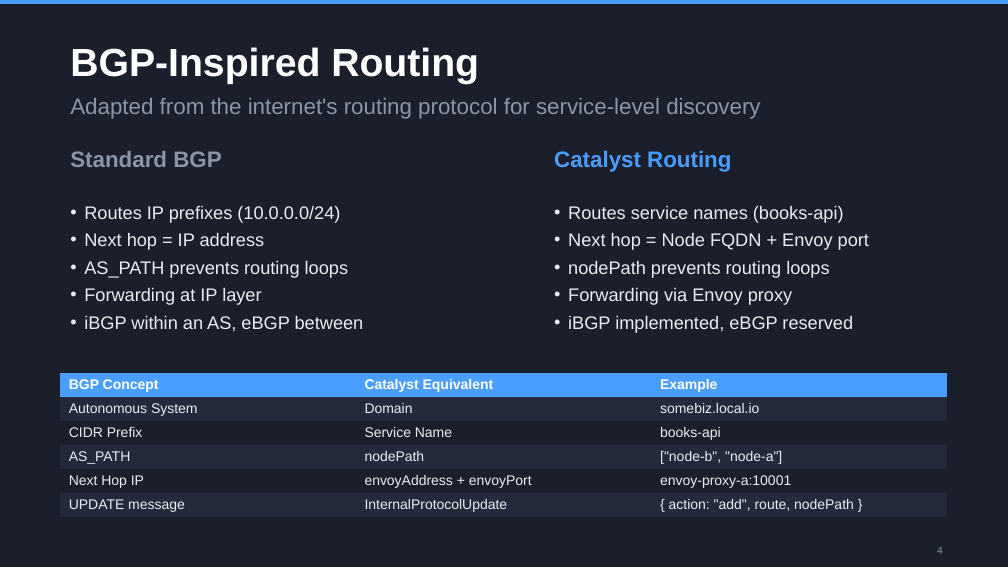
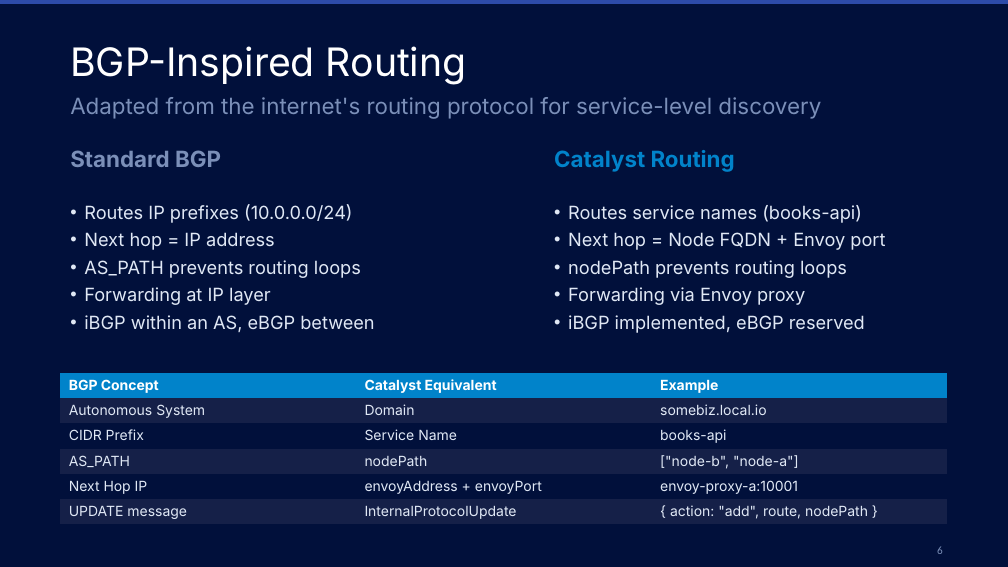
Before and after one commit to orbisoperations/catalyst-router, a slide deck: slide 6 of docker-compose/catalyst-router-deck.pptx (slide 4 before the commit). Drawn at 1008x567 pixels with LibreOffice and Linux fonts; fonts in the diff are those of the drawing. Boxes give left, top, right and bottom in pixels: in the first picture for what was removed or moved away, otherwise in the second. Text is boxed around its words. In the diff, an @@ line names an element or a change of style, - is before the commit and + after.

```diff
--- a/docker-compose/catalyst-router-deck.pptx
+++ b/docker-compose/catalyst-router-deck.pptx
@@ background #1B1F2B to #01103B @@
@@ rectangle at (0,0,1008,4): fill #4A9EFF to #2D4BA9 @@
@@ text "BGP-Inspired Routing" at (70,46,467,84): font Arial to Inter, bold off @@
@@ text "Adapted from the internet's routing ..." at (70,97,821,119): font Arial to Inter, text colour #8B95A5 to #7B8FB8 @@
@@ text "Standard BGP" at (70,150,221,167): font Arial to Inter, text colour #8B95A5 to #7B8FB8 @@
@@ text "Catalyst Routing" at (554,150,735,172): font Arial to Inter, text colour #4A9EFF to #0183CA @@
@@ text "Routes IP prefixes (10.0.0.0/24)" at (84,204,374,332): font Arial to Inter, text colour #E8ECF1 to #E0E8F5 @@
@@ text "Routes service names (books-api)" at (568,205,885,333): font Arial to Inter, text colour #E8ECF1 to #E0E8F5 @@
@@ table at (60,373,947,523) @@
@@ fill #4A9EFF to #0183CA in row 1 @@
@@ fill #252A3A to #152048 in 9 cells @@
@@ fill #1B1F2B to #01103B in 6 cells @@
@@ font Arial to Inter @@
@@ text colour #E8ECF1 to #E0E8F5 in "Autonomous System", "Domain", "somebiz.local.io", "CIDR Prefix" and 11 more places @@
@@ page number at (937,546,943,554): text changed; text colour #8B95A5 to #7B8FB8 @@
-4
+6
```
Also in this commit, not shown: 15 other slides changed, 2 slides added, 1 other file.
